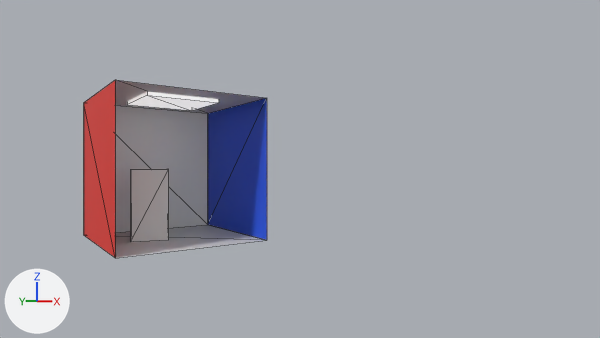
The Blender file media/cornell_box_gltf.blend, before and after one commit.
The view is the same before and after, from the file's camera 'Camera'. Every picture has the same lights, and +X, +Y and +Z are marked at lower left. Mesh edges are drawn as thin lines.
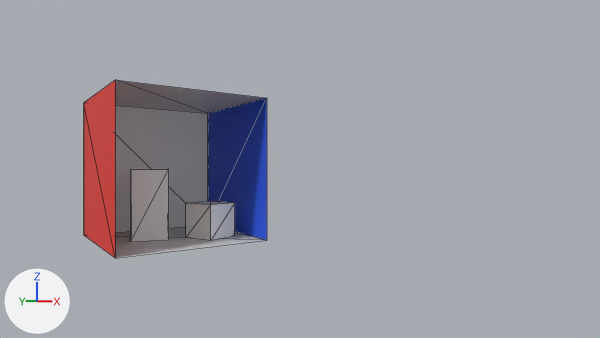
Changed parts and their boxes [x1, y1, x2, y2] in the pictures (600 x 338 px):
'Cube.001', shown
    after: [186, 201, 235, 241]
'LightPlane', hidden
    before: [127, 92, 219, 111]

The change, as a list of edits to the scene's bpy script:
```text
Change me_cube_002:
    where me_cube_002.from_pydata(...)  # 8 vertices, 12 faces; spans x -1.0..1.0, y -1.0..1.0, z 0.0..2.0
    remove me_cube_002.materials.append(mat_volume)  # white #e7e7e7
    add me_cube_002.materials.append(mat_material_001)  # white #e7e7e7
Change ob_cube_001:
    remove ob_cube_001.hide_set(True)  # wire or fog, not drawn
Change ob_lightplane:
    add ob_lightplane.hide_render = True
```
